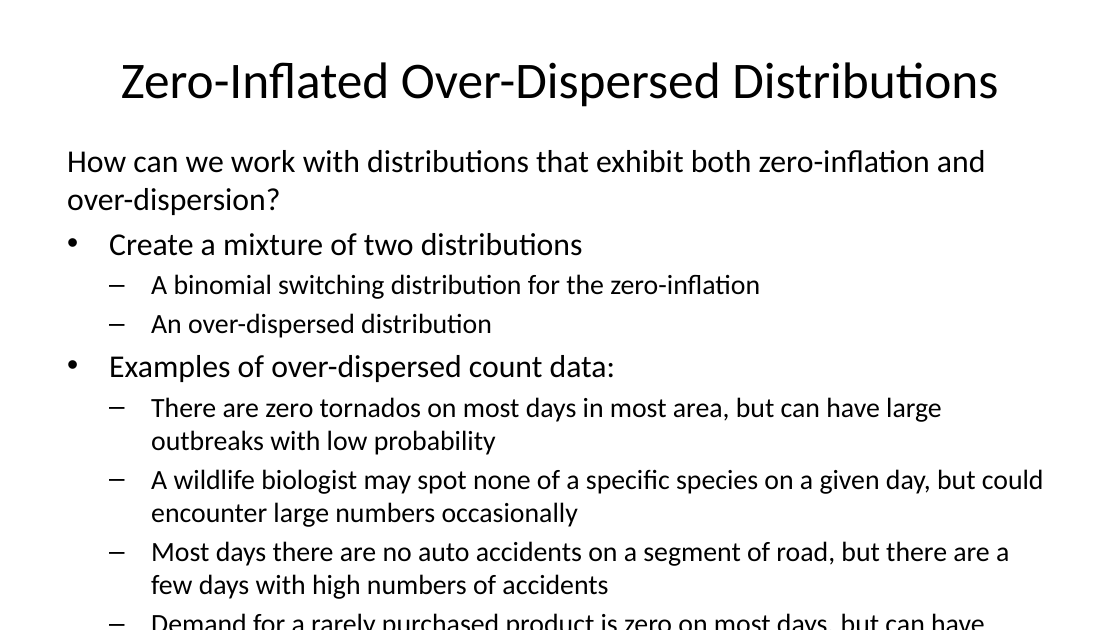
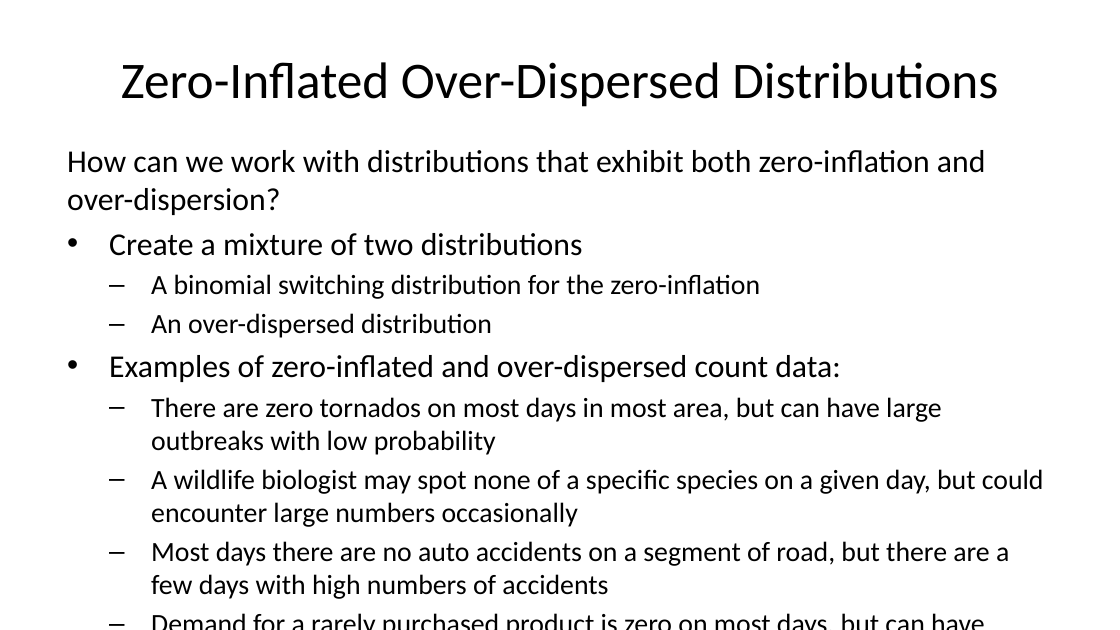
Before and after one commit to StephenElston/CSCI-E-83, a slide deck: slide 27 of LectureSlides/10b_ModelsFor OutliersAndOverdispersion.pptx. Drawn at 1120x630 pixels with LibreOffice and Linux fonts; fonts in the diff are those of the drawing. Boxes give left, top, right and bottom in pixels: in the first picture for what was removed or moved away, otherwise in the second. Text is boxed around its words. In the diff, an @@ line names an element or a change of style, - is before the commit and + after.

Commit message:
Added example slide, edited slide contents, updated annimations

```diff
--- a/LectureSlides/10b_ModelsFor OutliersAndOverdispersion.pptx
+++ b/LectureSlides/10b_ModelsFor OutliersAndOverdispersion.pptx
@@ text at (x1=109, y1=355, x2=841, y2=382): text changed @@
-• Examples of over-dispersed count data:
+• Examples of zero-inflated and over-dispersed count data:
```
Also in this commit, not shown: 7 other slides changed, 1 slide added.
